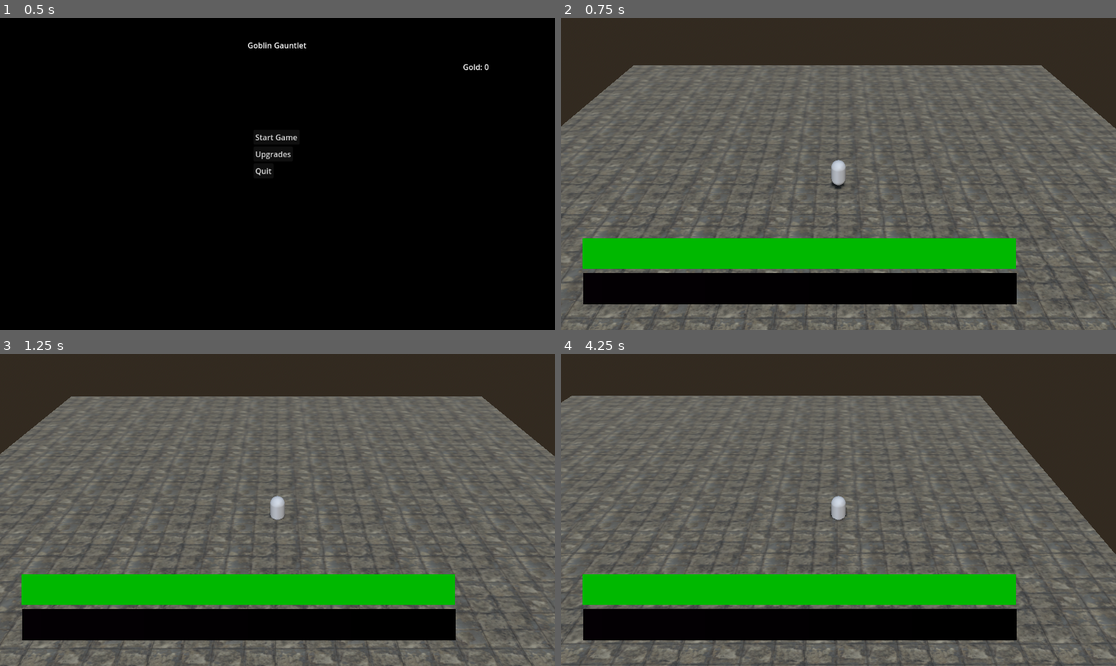
Above: before the commit, frames 1-4 (two rows, left to right).
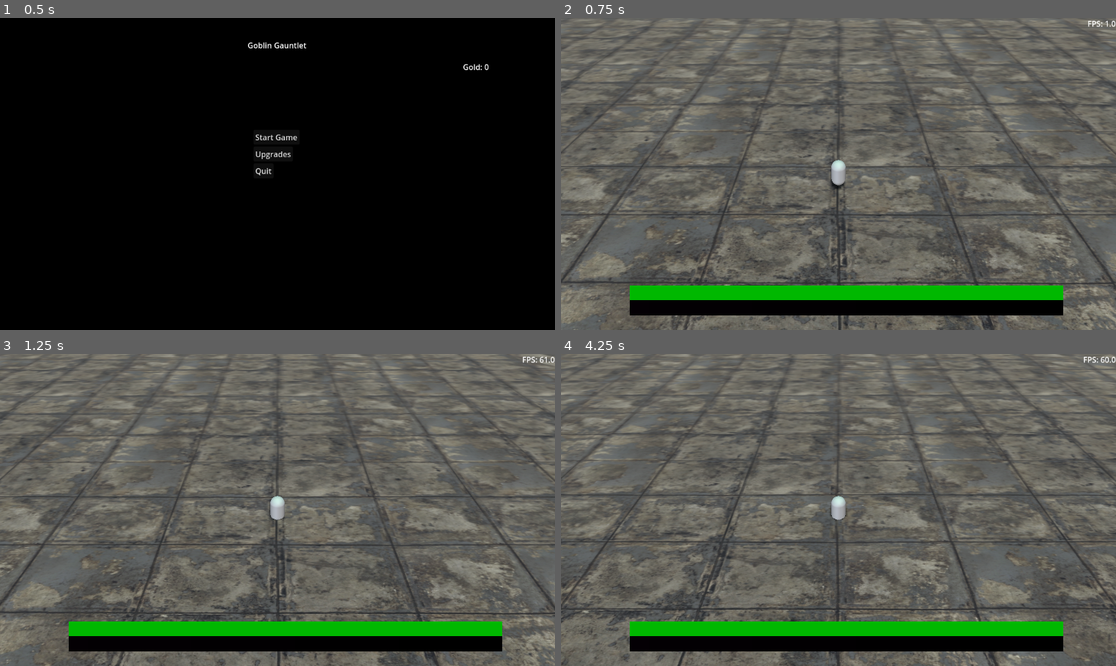
Above: after the commit, the same moments.

Repository: ForgottenWarrior/Goblin-Gauntlet
Game: Godot game, scene res://scenes/main_menu.tscn
Two runs of this game, one before a commit and one after it. Both use one fixed random seed, a clock stepped at 60 frames per second and the inputs below.
Inputs:
- Up to frame 1 (0.5 s): no input
- Up to frame 2 (0.75 s): click "Start Game" at 0.5 s
- Up to frame 3 (1.25 s): no input
- Up to frame 4 (4.25 s): hold D (move_right) 1.28-2.03 s; hold S (move_backward) 2.03-2.78 s; hold D (move_right) 2.78-3.53 s; hold W (move_forward) from 3.53 s (still down)

Frame 1 is identical in both runs. In frame 2, 50% of the frame differs, in the area x 0-100%, y 0-100%; in frame 3, 49%; in frame 4, 52%.

Commit message:
adding effects
spotlight
particle effects

Diff:
--- a/goblin-gauntlet/project.godot
+++ b/goblin-gauntlet/project.godot
@@ -18,6 +18,10 @@
 [autoload]
 
 GameManager="*res://scripts/GameManager.gd"
+
+[display]
+
+window/vsync/vsync_mode=0
 
 [input]
 
--- a/goblin-gauntlet/scenes/hud.tscn
+++ b/goblin-gauntlet/scenes/hud.tscn
@@ -8,6 +8,7 @@
 [sub_resource type="GradientTexture2D" id="GradientTexture2D_64ctp"]
 gradient = SubResource("Gradient_37p78")
 width = 900
+height = 32
 
 [sub_resource type="Gradient" id="Gradient_64ctp"]
 colors = PackedColorArray(5.29438e-07, 0.725175, 2.5028e-06, 1, 0, 0.72549, 0, 1)
@@ -15,6 +16,7 @@
 [sub_resource type="GradientTexture2D" id="GradientTexture2D_8sq4i"]
 gradient = SubResource("Gradient_64ctp")
 width = 900
+height = 32
 
 [sub_resource type="Gradient" id="Gradient_8sq4i"]
 colors = PackedColorArray(0.016385, 1.05399e-06, 0.0163848, 1, 0, 0, 0, 1)
@@ -22,6 +24,7 @@
 [sub_resource type="GradientTexture2D" id="GradientTexture2D_640wx"]
 gradient = SubResource("Gradient_8sq4i")
 width = 900
+height = 32
 
 [sub_resource type="Gradient" id="Gradient_a2258"]
 colors = PackedColorArray(0.917647, 0.87451, 0, 1, 1, 1, 0, 1)
@@ -29,31 +32,37 @@
 [sub_resource type="GradientTexture2D" id="GradientTexture2D_1xsix"]
 gradient = SubResource("Gradient_a2258")
 width = 900
+height = 32
 
 [node name="HUD" type="CanvasLayer"]
 script = ExtResource("1_37p78")
 
 [node name="HealthBar" type="TextureProgressBar" parent="."]
-anchors_preset = 2
-anchor_top = 1.0
-anchor_bottom = 1.0
-offset_left = 44.0
-offset_top = -191.0
-offset_right = 1074.0
-offset_bottom = -127.0
-grow_vertical = 0
+anchors_preset = 8
+anchor_left = 0.5
+anchor_top = 0.5
+anchor_right = 0.5
+anchor_bottom = 0.5
+offset_left = -433.0
+offset_top = 231.0
+offset_right = 472.0
+offset_bottom = 295.0
+grow_horizontal = 2
+grow_vertical = 2
 fill_mode = 1
 texture_under = SubResource("GradientTexture2D_64ctp")
 texture_progress = SubResource("GradientTexture2D_8sq4i")
 
 [node name="XpBar" type="TextureProgressBar" parent="."]
-anchors_preset = 15
-anchor_right = 1.0
-anchor_bottom = 1.0
-offset_left = 46.0
-offset_top = 530.0
-offset_right = -39.0
-offset_bottom = -54.0
+anchors_preset = 8
+anchor_left = 0.5
+anchor_top = 0.5
+anchor_right = 0.5
+anchor_bottom = 0.5
+offset_left = -433.0
+offset_top = 262.0
+offset_right = 467.0
+offset_bottom = 294.0
 grow_horizontal = 2
 grow_vertical = 2
 texture_under = SubResource("GradientTexture2D_640wx")
@@ -64,3 +73,11 @@
 offset_top = 23.0
 offset_right = 315.0
 offset_bottom = 90.0
+
+[node name="FpsLabel" type="Label" parent="."]
+anchors_preset = 1
+anchor_left = 1.0
+anchor_right = 1.0
+offset_left = -40.0
+offset_bottom = 23.0
+grow_horizontal = 0
--- a/goblin-gauntlet/scenes/level_1.tscn
+++ b/goblin-gauntlet/scenes/level_1.tscn
@@ -18,10 +18,10 @@
 
 [sub_resource type="BoxMesh" id="BoxMesh_ihm17"]
 material = SubResource("StandardMaterial3D_k3rl8")
-size = Vector3(50, 1, 50)
+size = Vector3(250, 1, 250)
 
 [sub_resource type="BoxShape3D" id="BoxShape3D_oucmq"]
-size = Vector3(50, 0.2, 50)
+size = Vector3(250, 0.2, 250)
 
 [sub_resource type="ProceduralSkyMaterial" id="ProceduralSkyMaterial_hbghi"]
 
--- a/goblin-gauntlet/scenes/magic_missile.tscn
+++ b/goblin-gauntlet/scenes/magic_missile.tscn
@@ -8,6 +8,21 @@
 
 [sub_resource type="SphereShape3D" id="SphereShape3D_tni2v"]
 radius = 0.1
+
+[sub_resource type="Gradient" id="Gradient_se5q5"]
+colors = PackedColorArray(1.58831e-06, 0, 0.530676, 1, 1, 1, 1, 1)
+
+[sub_resource type="GradientTexture1D" id="GradientTexture1D_b1720"]
+gradient = SubResource("Gradient_se5q5")
+
+[sub_resource type="ParticleProcessMaterial" id="ParticleProcessMaterial_se5q5"]
+lifetime_randomness = 0.01
+emission_shape = 1
+emission_sphere_radius = 0.1
+spread = 180.0
+initial_velocity_min = 0.5
+initial_velocity_max = 1.0
+color_ramp = SubResource("GradientTexture1D_b1720")
 
 [node name="magic_missile" type="Area3D" groups=["gamplay"]]
 collision_layer = 2
@@ -20,4 +35,7 @@
 [node name="CollisionShape3D" type="CollisionShape3D" parent="."]
 shape = SubResource("SphereShape3D_tni2v")
 
+[node name="GPUParticles3D" type="GPUParticles3D" parent="."]
+process_material = SubResource("ParticleProcessMaterial_se5q5")
+
 [connection signal="body_entered" from="." to="." method="_on_body_entered"]
--- a/goblin-gauntlet/scenes/pause_menu.tscn
+++ b/goblin-gauntlet/scenes/pause_menu.tscn
@@ -36,5 +36,10 @@
 layout_mode = 2
 text = "Quit"
 
+[node name="ConfirmationDialog" type="ConfirmationDialog" parent="."]
+title = "Confirm Quit"
+dialog_text = "Are you sure you want to quit?"
+
 [connection signal="pressed" from="VBoxContainer/resume" to="." method="_on_resume_button_pressed"]
 [connection signal="pressed" from="VBoxContainer/quit" to="." method="_on_quit_button_pressed"]
+[connection signal="confirmed" from="ConfirmationDialog" to="." method="_on_confirmation_dialog_confirmed"]
--- a/goblin-gauntlet/scenes/player.tscn
+++ b/goblin-gauntlet/scenes/player.tscn
@@ -31,4 +31,8 @@
 
 [node name="AudioStreamPlayer3D" type="AudioStreamPlayer3D" parent="."]
 
+[node name="SpotLight3D" type="SpotLight3D" parent="."]
+transform = Transform3D(1, 0, 0, 0, -0.00242605, 0.999997, 0, -0.999997, -0.00242605, 0, 3.94738, 0.210832)
+light_color = Color(0.253843, 0.850069, 0.320891, 1)
+
 [connection signal="timeout" from="Timer" to="." method="_on_timer_timeout"]
--- a/goblin-gauntlet/scripts/PauseMenu.gd
+++ b/goblin-gauntlet/scripts/PauseMenu.gd
@@ -1,11 +1,13 @@
 extends ColorRect
 
 func _on_resume_button_pressed():
-	# Unpause all the gameplay nodes.
 	get_tree().call_group("gameplay", "set_process_mode", Node.PROCESS_MODE_ALWAYS)
-	# Remove the pause menu.
 	queue_free()
 
 func _on_quit_button_pressed():
-	# Quit the game completely.
+	# Instead of quitting, this now opens the confirmation dialog.
+	$ConfirmationDialog.popup_centered()
+
+func _on_confirmation_dialog_confirmed():
+	# This function only runs when "Yes" is clicked in the dialog.
 	get_tree().quit()
--- a/goblin-gauntlet/scripts/hud.gd
+++ b/goblin-gauntlet/scripts/hud.gd
@@ -19,3 +19,6 @@
 
 func _on_score_updated(new_score: int):
 	$ScoreLabel.text = "Score: " + str(new_score)
+
+func _process(_delta):
+	$FpsLabel.text = "FPS: " + str(Engine.get_frames_per_second())
Not shown: 1 places in goblin-gauntlet/scenes/magic_missile.tscn that only renumber resources
